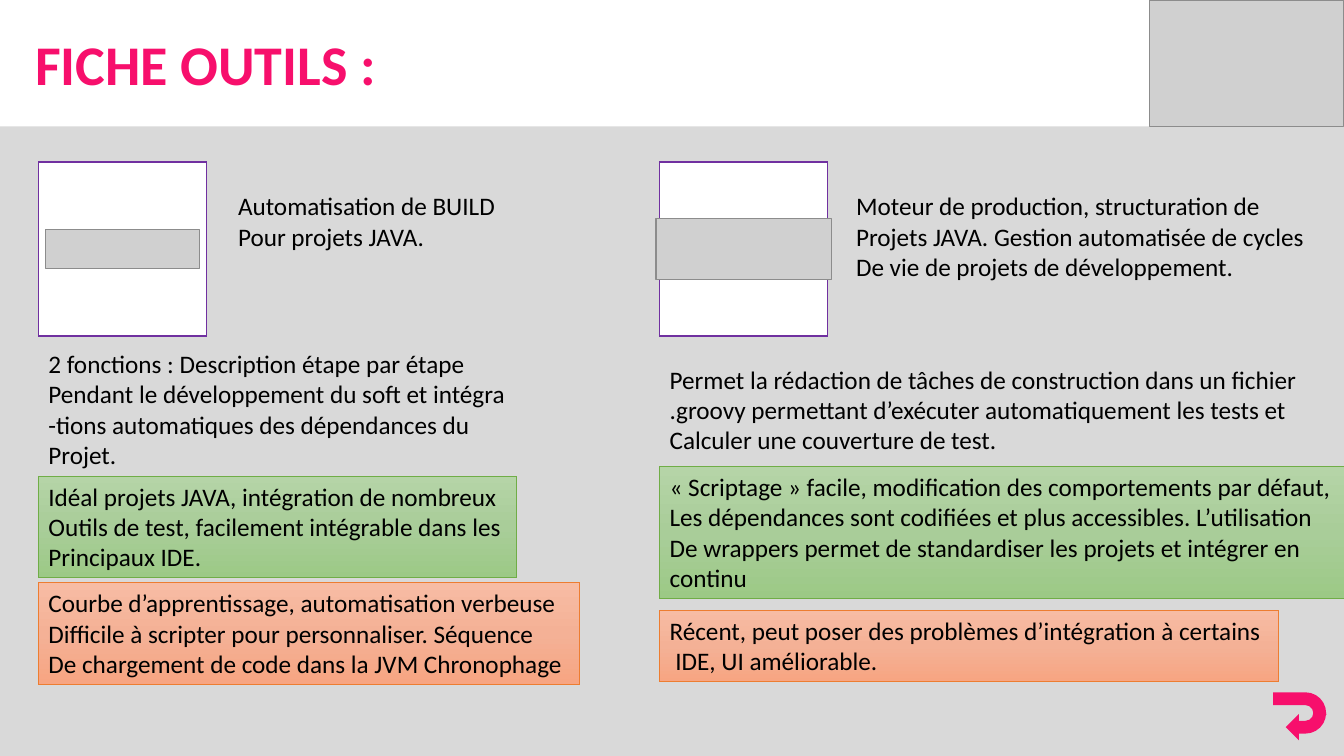
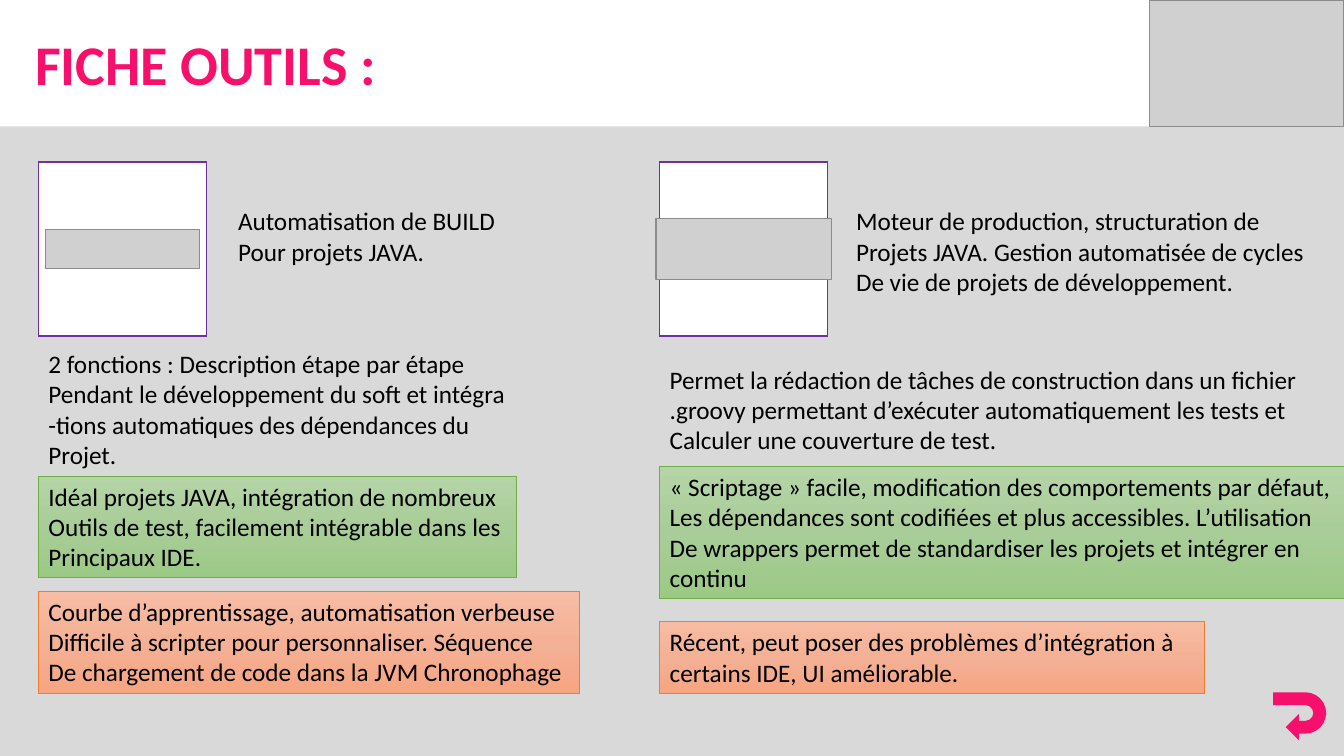
Before and after one commit to AITcorporation/Presentation-DevOps, a slide deck: slide 26 of Presentation.pptx (slide 25 before the commit). Drawn at 1344x756 pixels with LibreOffice and Linux fonts; fonts in the diff are those of the drawing; grey boxes stand for pictures. Boxes give left, top, right and bottom in pixels: in the first picture for what was removed or moved away, otherwise in the second. Text is boxed around its words. In the diff, an @@ line names an element or a change of style, - is before the commit and + after.

```diff
--- a/Presentation.pptx
+++ b/Presentation.pptx
@@ text "Automatisation de BUILD": place and size @@
-text "Automatisation de BUILD" at <box>238,197,495,251</box>
+text "Automatisation de BUILD" at <box>238,212,495,266</box>
@@ text "Moteur de production, structuration de": place and size @@
-text "Moteur de production, structuration de" at <box>856,197,1304,281</box>
+text "Moteur de production, structuration de" at <box>856,212,1304,296</box>
@@ rectangle "Courbe d’apprentissage, automatisation verbeuse": place and size @@
-rectangle "Courbe d’apprentissage, automatisation verbeuse" at <box>38,583,579,685</box>
+rectangle "Courbe d’apprentissage, automatisation verbeuse" at <box>38,592,579,694</box>
@@ rectangle "Récent, peut poser des problèmes ...": place and size @@
-rectangle "Récent, peut poser des problèmes ..." at <box>659,610,1278,682</box>
+rectangle "Récent, peut poser des problèmes ..." at <box>659,622,1205,694</box>
@@ text in rectangle at <box>670,633,1173,685</box>: text changed @@
-Récent, peut poser des problèmes d’intégration à certains
-IDE, UI améliorable.
+Récent, peut poser des problèmes d’intégration à certains IDE, UI améliorable.
```
Also in this commit, not shown: 17 other slides changed, 1 slide added.
